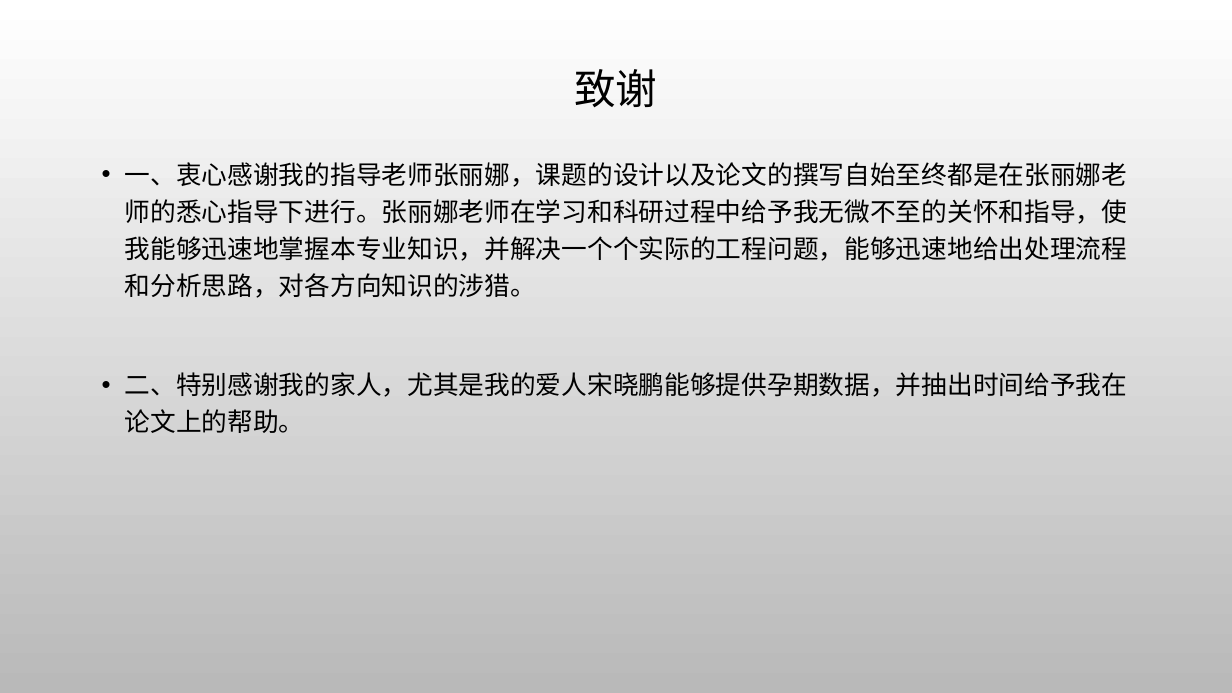
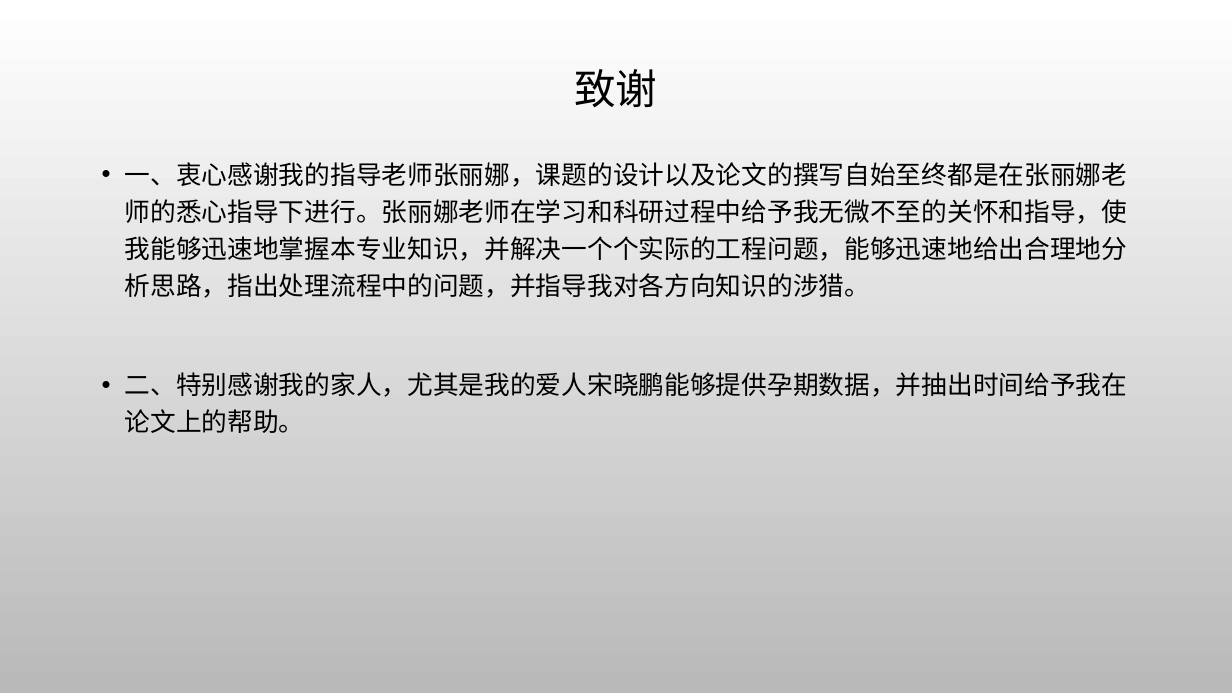
Before and after one commit to ThunderboltLei/BitExams, a slide deck: slide 12 of graduation_design/my_paper/计算机-雷明-毕业答辩.pptx. Drawn at 1232x693 pixels with LibreOffice and Linux fonts; fonts in the diff are those of the drawing; background and template pictures are left out. Boxes give left, top, right and bottom in pixels: in the first picture for what was removed or moved away, otherwise in the second. Text is boxed around its words. In the diff, an @@ line names an element or a change of style, - is before the commit and + after.

```diff
--- a/graduation_design/my_paper/计算机-雷明-毕业答辩.pptx
+++ b/graduation_design/my_paper/计算机-雷明-毕业答辩.pptx
@@ text at <box>125,162,1128,298</box>: text changed @@
-• 一、衷心感谢我的指导老师张丽娜，课题的设计以及论文的撰写自始至终都是在张丽娜老师的悉心指导下进行。张丽娜老师在学习和科研过程中给予我无微不至的关怀和指导，使我能够迅速地掌握本专业知识，并解决一个个实际的工程问题，能够迅速地给出处理流程和分析思路，对各方向知识的涉猎。
+• 一、衷心感谢我的指导老师张丽娜，课题的设计以及论文的撰写自始至终都是在张丽娜老师的悉心指导下进行。张丽娜老师在学习和科研过程中给予我无微不至的关怀和指导，使我能够迅速地掌握本专业知识，并解决一个个实际的工程问题，能够迅速地给出合理地分析思路，指出处理流程中的问题，并指导我对各方向知识的涉猎。
```
Also in this commit, not shown: 2 other slides changed.
